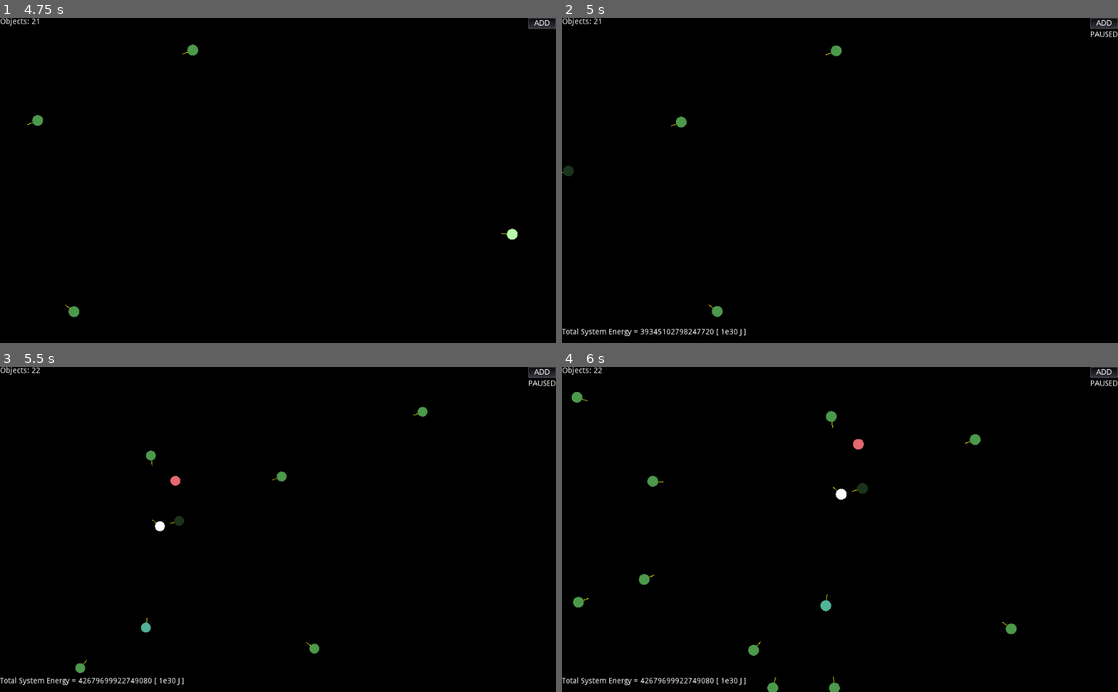
Above: before the commit, frames 1-4 (two rows, left to right).
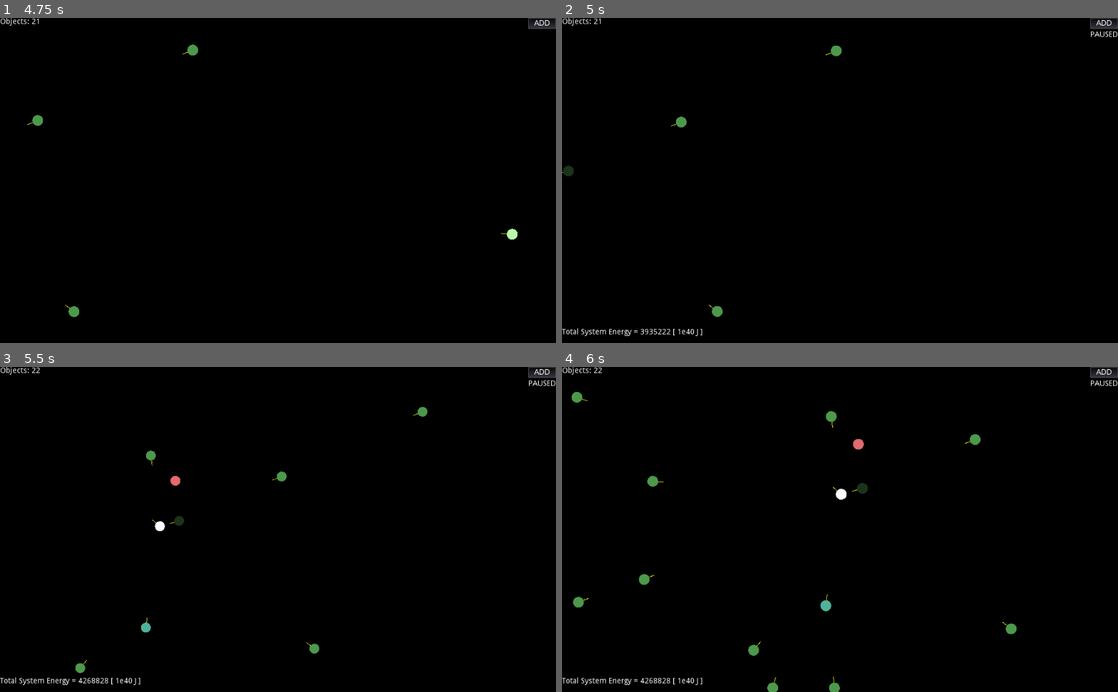
Above: after the commit, the same moments.

Repository: NuclearPhoenixx/n-body-problem
Game: Godot game, scene res://main.tscn
The game is run twice, just before and just after one commit, with the same random seed, the same clock (stepped at 60 frames per second) and the same inputs.
Inputs (mouse positions are in pixels of both pictures, inside the frame that each line leads up to):
- Up to frame 1 (4.75 s): move the mouse to (278, 180) at 0.52 s; hold Right (ui_right) 0.53-1.25 s; hold Mouse wheel up (camera_zin) 0.53-1.25 s; click (278, 180) at 0.77 s; click "ADD" at 1.25 s; move the mouse to (61, 222) at 2.02 s; hold Down (ui_down) 2.03-2.78 s; tap Mouse wheel down (camera_zout) at 2.1, 3.6 s; click (61, 222) at 2.27 s; move the mouse to (211, 141) at 2.77 s; hold Right (ui_right) 2.78-3.53 s; hold Mouse wheel up (camera_zin) 2.78-3.53 s; move the mouse to (250, 245) at 3.52 s; hold Up (ui_up) 3.53-4.28 s; click (250, 245) at 3.77 s; tap Enter at 4.25 s; move the mouse to (444, 229) at 4.27 s; hold Left (ui_left) from 4.28 s (still down); hold Mouse wheel up (camera_zin) from 4.28 s (still down); click (444, 229) at 4.52 s
- Up to frame 2 (5 s): keep holding Left (ui_left); keep holding Mouse wheel up (camera_zin); tap P (pause) at 4.9 s
- Up to frame 3 (5.5 s): keep holding Left (ui_left); move the mouse to (111, 480) at 5.02 s; release Mouse wheel up (camera_zin) at 5.03 s; tap Mouse wheel down (camera_zout) at 5.1 s; click (111, 480) at 5.27 s
- Up to frame 4 (6 s): move the mouse to (867, 529) at 5.77 s; release Left (ui_left) at 5.78 s; hold Down (ui_down) from 5.78 s (still down); hold Mouse wheel up (camera_zin) from 5.78 s (still down)

Frame 1 is identical in both runs. In frame 2, 0.2% of the frame differs, in the area x 16-33%, y 95-98%; in frame 3, 0.2%; in frame 4, 0.2%.

Commit message:
also compute potential energy

Diff:
--- a/src/gui/system_energy.gd
+++ b/src/gui/system_energy.gd
@@ -1,6 +1,7 @@
 extends Label
 
 var c = 299792458
+var G = 6.67408e-11 # gravitational constant
 
 func lorentz(v):
 	return 1 / sqrt(1 - pow( v.length()/c ,2))
@@ -12,8 +13,11 @@
 
 		for o in get_tree().get_nodes_in_group("objects"):
 			energy += o.mass * c * sqrt( pow(c,2) + pow(o.v.dot(o.v) * lorentz(o.v), 2))
-			#+ CALCULATE POTENTIAL ENERGY. ONLY KINETIC AND REST ENERGY RIGHT NOW
+			for a in get_tree().get_nodes_in_group("objects"):
+				if a != o:
+					var r = a.position - o.position
+					energy += G * a.mass * o.mass / r.length()
 
-		text = "Total System Energy = " + str(stepify(energy/1e30,1)) + " [ 1e30 J ]"
+		text = "Total System Energy = " + str(stepify(energy/1e40,1)) + " [ 1e40 J ]"
 	else:
 		hide()
